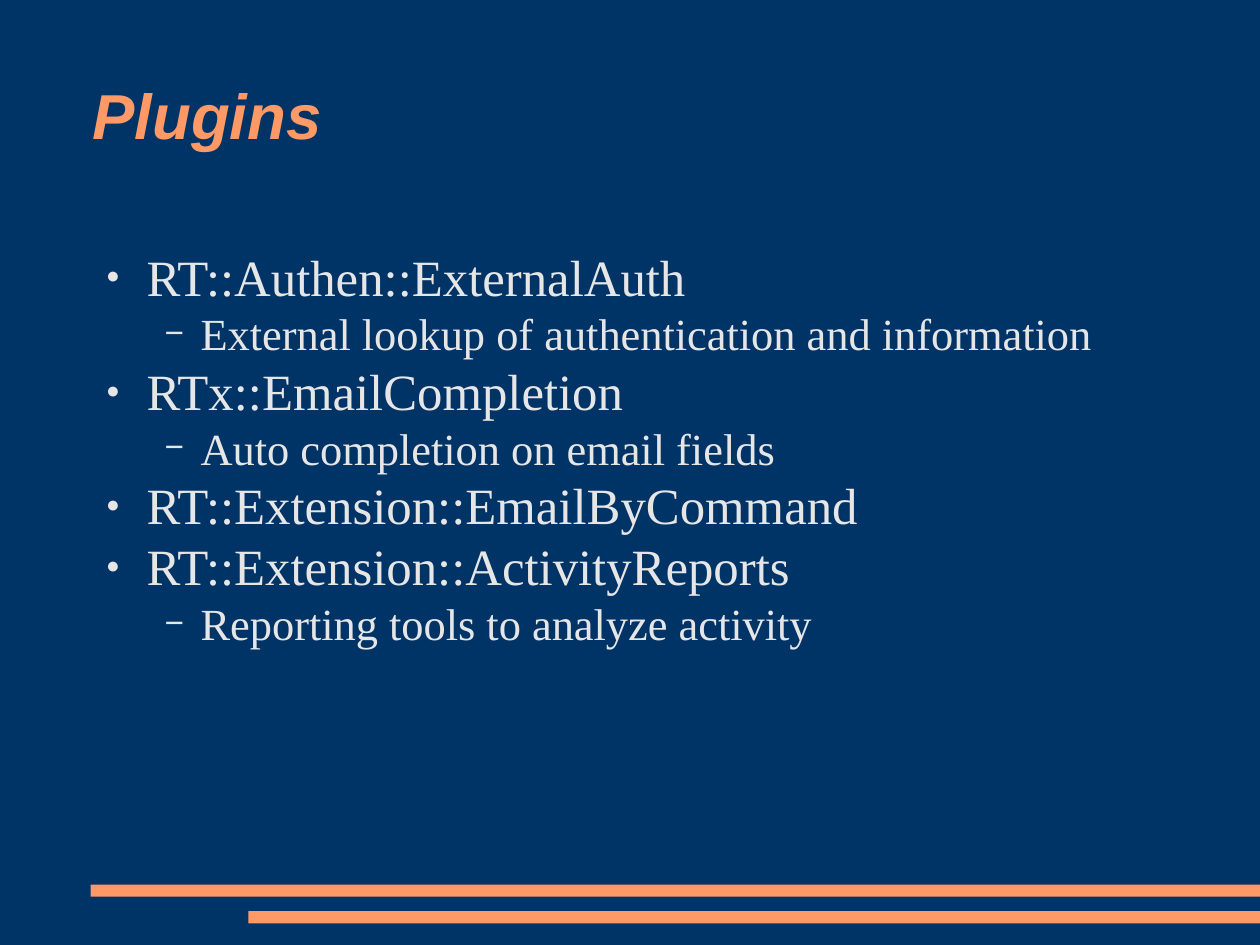
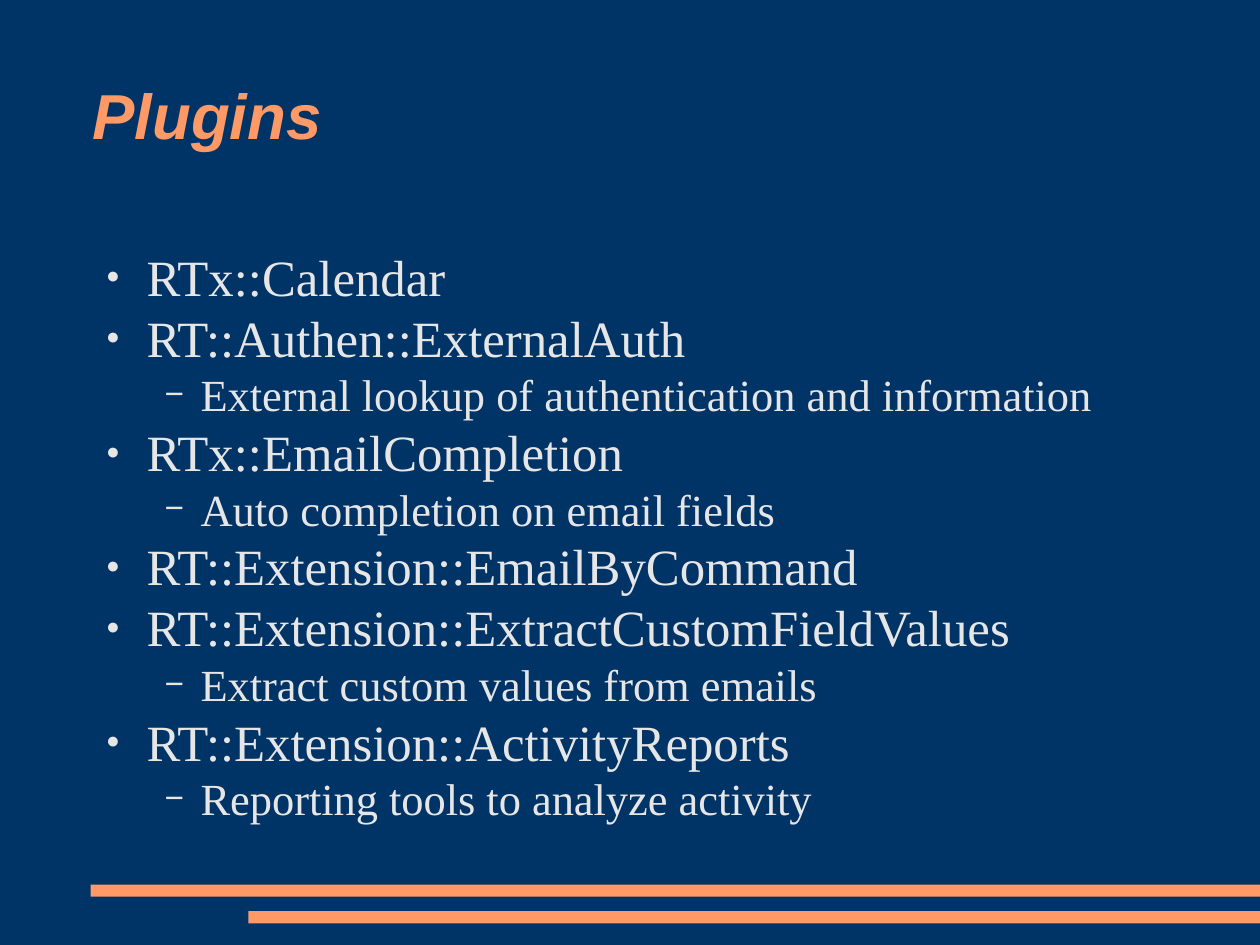
Before and after one commit to racke/Presentations, a slide deck: slide 21 of npw2009/rt38.odp (slide 20 before the commit). Drawn at 1260x945 pixels with LibreOffice and Linux fonts; fonts in the diff are those of the drawing. Boxes give left, top, right and bottom in pixels: in the first picture for what was removed or moved away, otherwise in the second. Text is boxed around its words. In the diff, an @@ line names an element or a change of style, - is before the commit and + after.

```diff
--- a/npw2009/rt38.odp
+++ b/npw2009/rt38.odp
@@ text at box(147, 260, 446, 297): paragraph added @@
+● RTx::Calendar
@@ text at box(147, 610, 1010, 702): paragraphs added @@
+● RT::Extension::ExtractCustomFieldValues
+  − Extract custom values from emails
```
Also in this commit, not shown: 3 other slides changed, 1 slide added.
